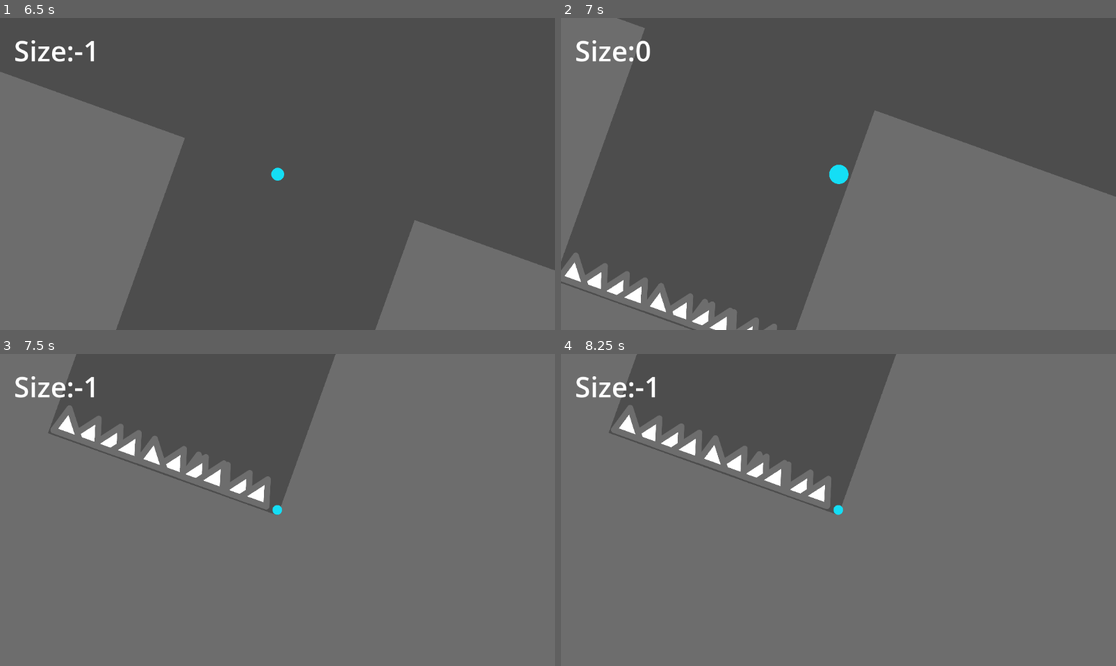
Above: before the commit, frames 1-4 (two rows, left to right).
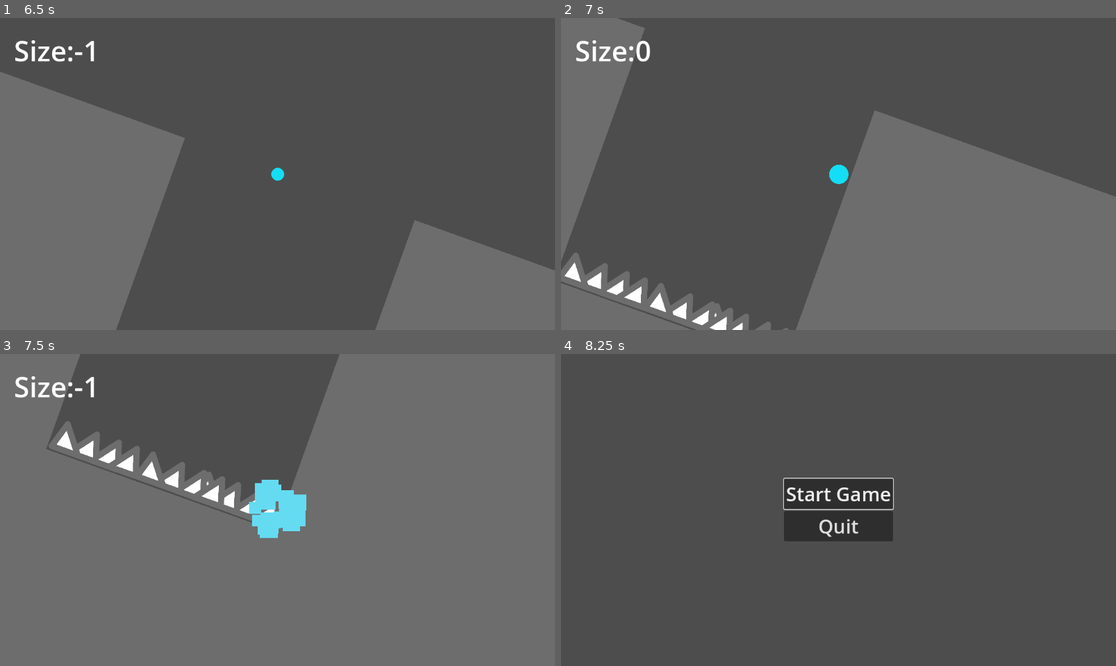
Above: after the commit, the same moments.

Repository: Firoty1/Rolling-Scales
Game: Godot game, scene res://scenes/start_menu.tscn
Same seed, same stepped clock (60 frames per second), same inputs: the game is played once before the commit and once after it.
Inputs:
- Up to frame 1 (6.5 s): click "Start Game" at 0.5 s; hold Up (grow) 1.28-2.03 s; tap Down (shrink) at 1.55, 2.1, 3.05, 3.6, 4.55 s; tap Up (grow) at 2.3, 3.8, 5.1 s; hold Up (grow) 2.78-3.53 s; hold Space (turbo) 4.28-5.03 s; hold Down (shrink) from 5.78 s (still down)
- Up to frame 2 (7 s): release Down (shrink) at 6.53 s; tap Up (grow) at 6.6 s
- Up to frame 3 (7.5 s): hold Down (shrink) from 7.28 s (still down)
- Up to frame 4 (8.25 s): release Down (shrink) at 8.03 s; tap Space (turbo) at 8.1 s

Frame 1 is identical in both runs. In frame 2, 0.3% of the frame differs, in the area x 23-42%, y 89-100%; in frame 3, 5.1%; in frame 4, 86%, in the area x 0-100%, y 0-100%.

Commit message:
sound effects

Diff:
--- /dev/null
+++ b/autoloads/AudioControl.tscn
@@ -0,0 +1,42 @@
+[gd_scene load_steps=2 format=3 uid="uid://ct36onk4dq5yx"]
+
+[sub_resource type="GDScript" id="GDScript_uafv5"]
+script/source = "extends Node
+
+
+const Music = preload(\"res://assets/Clement Panchout - Sweet 70s.wav\")
+const spring = preload(\"res://assets/Boss hit 1.wav\")
+const death = preload(\"res://assets/Balloon Pop 1.wav\")
+const boost = preload(\"res://assets/Suck 1V2.wav\")
+const shrinkandgrow = preload(\"res://assets/Jump 1.wav\")
+
+func _ready():
+	MusicPlays()
+
+func MusicPlays():
+	$Music.set_stream(Music)
+
+
+func SpringSound():
+	$SoundEffects.set_stream(spring)
+	$SoundEffects.play()
+
+func DeathSound():
+	$SoundEffects.set_stream(death)
+	$SoundEffects.play()
+
+func ShrinkAndGrowSound():
+	$SoundEffects.set_stream(shrinkandgrow)
+	$SoundEffects.play()
+
+func BoostSound():
+	$SoundEffects.set_stream(boost)
+	$SoundEffects.play()
+"
+
+[node name="AudioControl" type="Node"]
+script = SubResource("GDScript_uafv5")
+
+[node name="Music" type="AudioStreamPlayer" parent="."]
+
+[node name="SoundEffects" type="AudioStreamPlayer" parent="."]
--- a/project.godot
+++ b/project.godot
@@ -17,7 +17,7 @@
 
 [autoload]
 
-AudioControl="*res://scenes/AudioControl.tscn"
+AudioControl="*res://autoloads/AudioControl.tscn"
 
 [editor]
 
--- a/scenes/AudioControl.tscn
+++ /dev/null
@@ -1,21 +0,0 @@
-[gd_scene load_steps=2 format=3 uid="uid://ct36onk4dq5yx"]
-
-[sub_resource type="GDScript" id="GDScript_uafv5"]
-script/source = "extends Node
-
-const Music = preload(\"res://Clement Panchout - Sweet 70s.wav\")
-
-func _ready():
-	MusicPlays()
-
-func MusicPlays():
-	$Music.set_stream(Music)
-	$Music.play()
-"
-
-[node name="AudioControl" type="Node"]
-script = SubResource("GDScript_uafv5")
-
-[node name="Music" type="AudioStreamPlayer" parent="."]
-
-[node name="AudioStreamPlayer2" type="AudioStreamPlayer" parent="."]
--- a/scenes/level_1.tscn
+++ b/scenes/level_1.tscn
@@ -75,7 +75,7 @@
 scale = Vector2(0.305, 0.305)
 
 [node name="Spike8" parent="." instance=ExtResource("3_0882r")]
-position = Vector2(5344, 2676)
+position = Vector2(5369, 2685)
 rotation = 0.34383
 scale = Vector2(0.305, 0.305)
 
--- a/scripts/ball.gd
+++ b/scripts/ball.gd
@@ -19,6 +19,8 @@
 				size = size - 1
 
 				hud.SizeUpdate(size)
+				AudioControl.ShrinkAndGrowSound()
+
 		if event.is_action_pressed("grow"):
 			if size < 2:
 				sprite_2d.scale.x = sprite_2d.scale.x * 1.5
@@ -29,6 +31,7 @@
 
 				size = size + 1
 				hud.SizeUpdate(size)
+				AudioControl.ShrinkAndGrowSound()
 
 		if event.is_action_pressed("turbo"):
 			var movement_direction = self.linear_velocity.normalized()
@@ -39,11 +42,13 @@
 	self.is_dead = true
 	self.sleeping = true
 	$Sprite2D.visible = false
+	AudioControl.DeathSound()
 	$CPUParticles2D.emitting = true
 
 func HitSpring():
 	if size <= 0:
 		apply_impulse(Vector2(0, -2500), Vector2(0, 100))
+		AudioControl.SpringSound()
 
 
 func _on_cpu_particles_2d_finished():
Not shown, added: assets/Balloon Pop 1.wav.import
Not shown, added: assets/Boss hit 1.wav.import
Not shown, changed: assets/Clement Panchout - Sweet 70s.wav.import
Not shown, added: assets/Jump 1.wav.import
Not shown, added: assets/Suck 1V2.wav.import
Not shown, added: assets/Balloon Pop 1.wav
Not shown, added: assets/Boss hit 1.wav
Not shown, added: assets/Clement Panchout - Sweet 70s.wav
Not shown, added: assets/Jump 1.wav
Not shown, added: assets/Suck 1V2.wav
